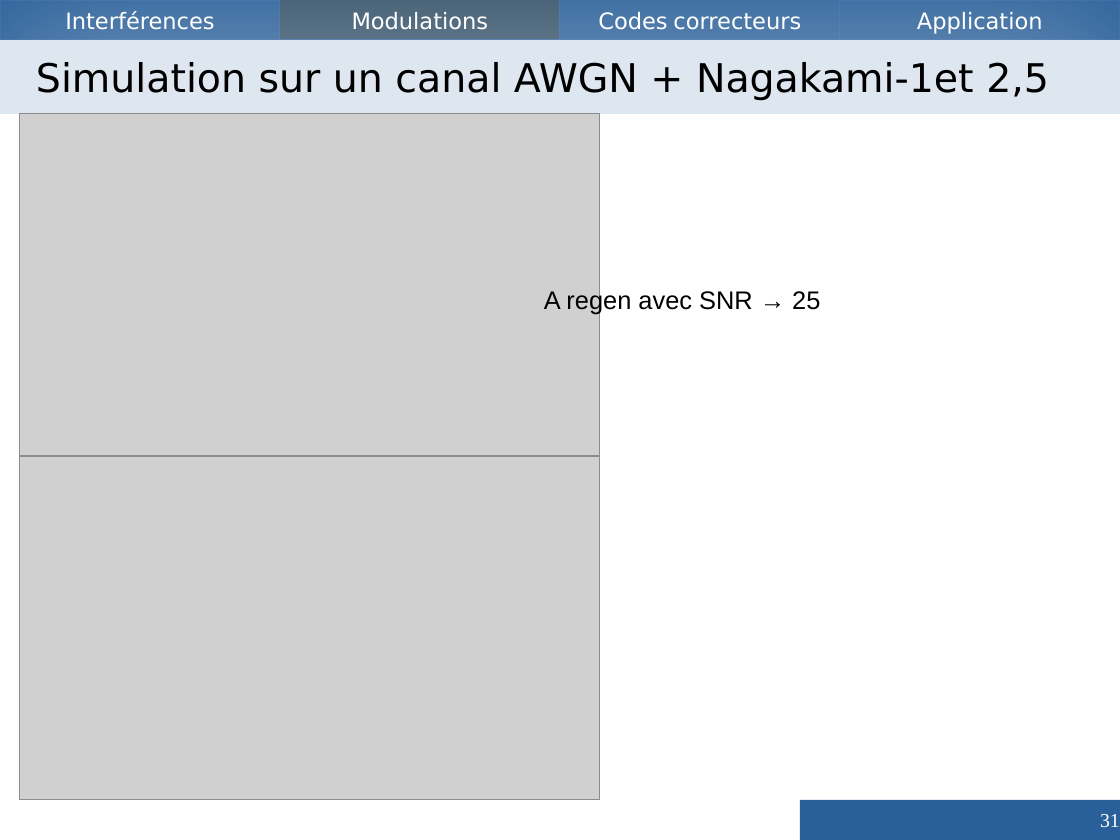
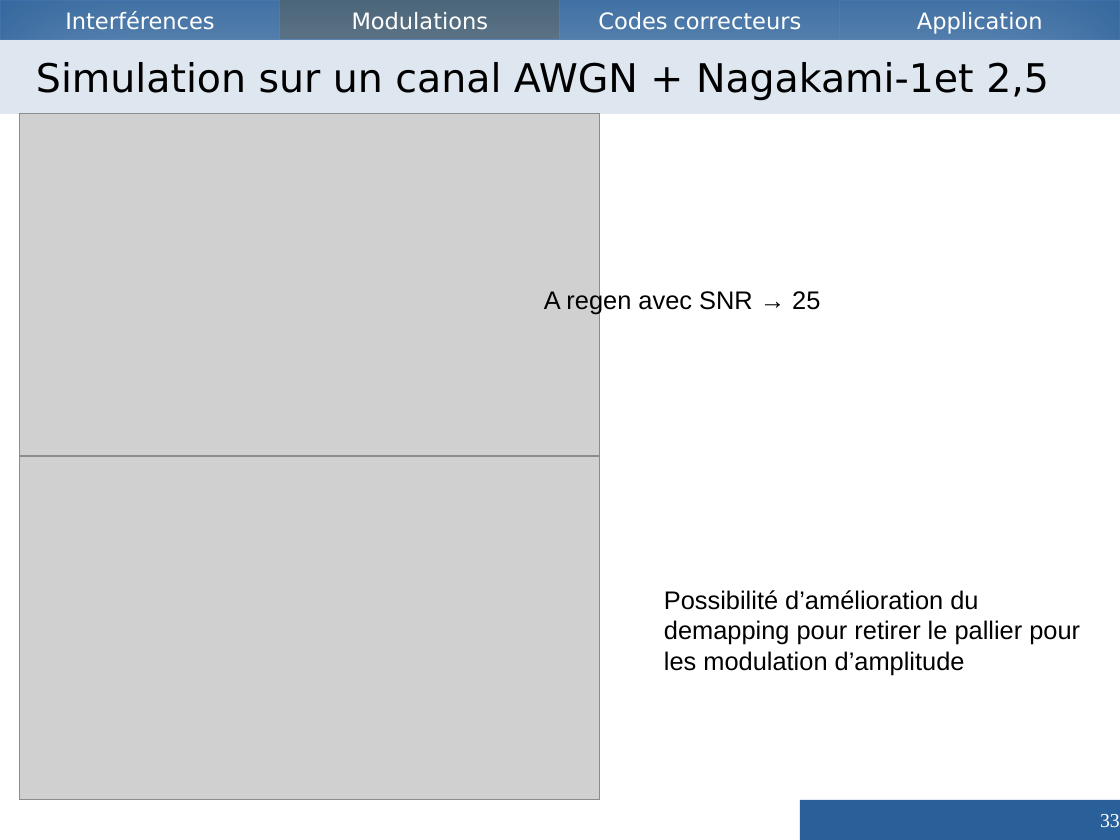
Before and after one commit to Vzrod/tipe, a slide deck: slide 33 of TIPE.odp (slide 31 before the commit). Drawn at 1120x840 pixels with LibreOffice and Linux fonts; fonts in the diff are those of the drawing; grey boxes stand for pictures. Boxes give left, top, right and bottom in pixels: in the first picture for what was removed or moved away, otherwise in the second. Text is boxed around its words. In the diff, an @@ line names an element or a change of style, - is before the commit and + after.

```diff
--- a/TIPE.odp
+++ b/TIPE.odp
@@ text added at (664, 590, 1080, 675), 18 pt, text #000000 @@
+Possibilité d’amélioration du demapping pour retirer le pallier pour les modulation d’amplitude
@@ page number at (1100, 814, 1120, 827): text changed @@
-31
+33
```
Also in this commit, not shown: 9 other slides changed, 7 slides added, 6 slides removed, 5 other files.
